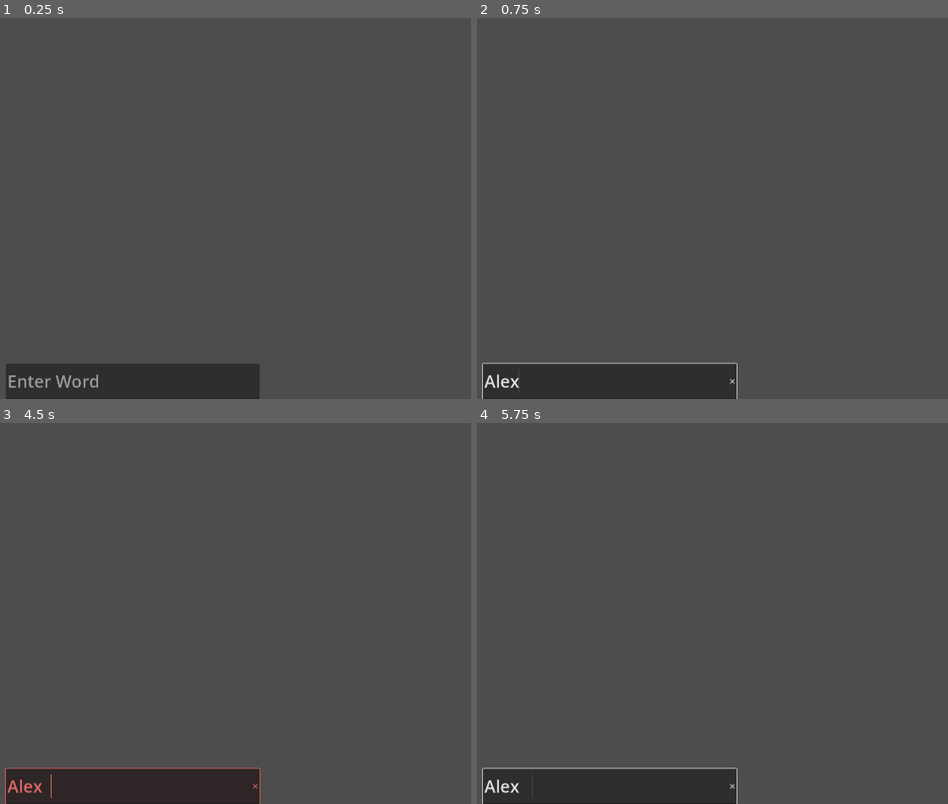
Above: before the commit, frames 1-4 (two rows, left to right).
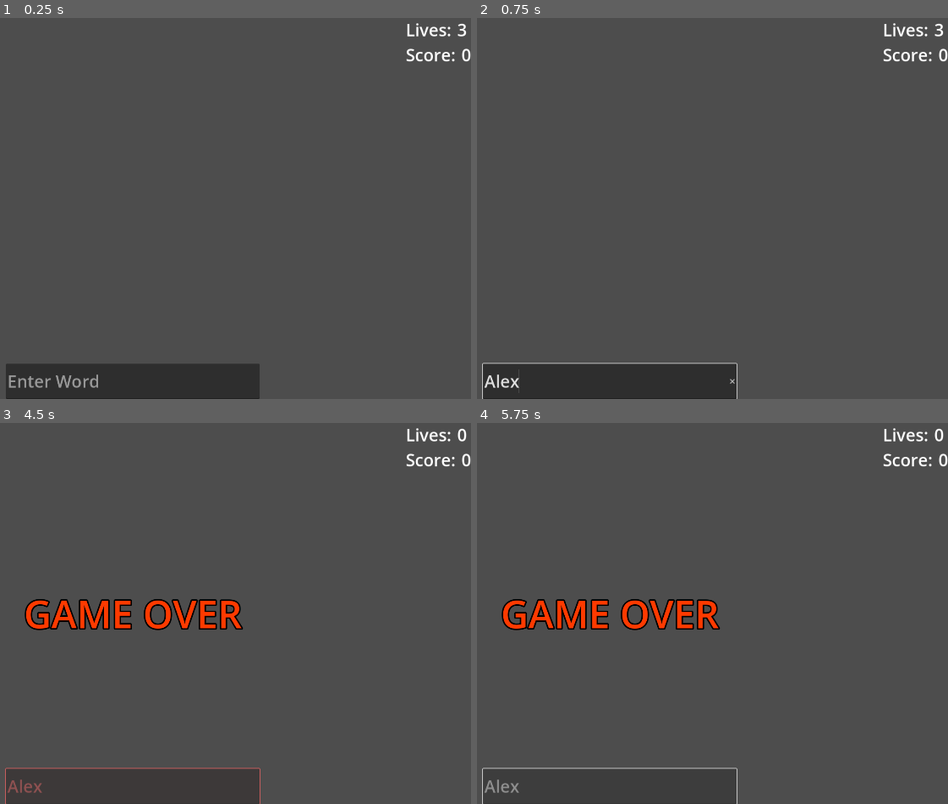
Above: after the commit, the same moments.

Repository: AndyDrewE/ChainLinkFencePost
Game: Godot game, scene res://Scenes/main.tscn
Same seed, same stepped clock (60 frames per second), same inputs: the game is played once before the commit and once after it.
Inputs (mouse positions are in pixels of both pictures, inside the frame that each line leads up to):
- Up to frame 1 (0.25 s): no input
- Up to frame 2 (0.75 s): click (608, 379) at 0.52 s; type "Alex" at 0.6 s
- Up to frame 3 (4.5 s): tap Enter at 1.25, 2.75, 4.25 s; tap Space at 2, 3.5 s
- Up to frame 4 (5.75 s): tap Space at 5 s

The runs differ from the first frame. In frame 1, 0.4% of the frame differs, in the area x 86-100%, y 1-12%; in frame 2, 0.4%; in frame 3, 2.8%, in the area x 1-100%, y 1-99%; in frame 4, 2.8%.

Commit message:
Added Lives and Score
Added lives, score, a game over state. TODO: Expand list of word pairs, add a pause and menu screen, add a restart, expand game loop

Diff:
--- a/Scenes/main.tscn
+++ b/Scenes/main.tscn
@@ -49,4 +49,59 @@
 clear_button_enabled = true
 middle_mouse_paste_enabled = false
 
+[node name="StatsBox" type="VBoxContainer" parent="UIController"]
+layout_mode = 1
+anchors_preset = 1
+anchor_left = 1.0
+anchor_right = 1.0
+offset_left = -40.0
+offset_bottom = 40.0
+grow_horizontal = 0
+
+[node name="Lives" type="HBoxContainer" parent="UIController/StatsBox"]
+layout_mode = 2
+
+[node name="Label" type="Label" parent="UIController/StatsBox/Lives"]
+layout_mode = 2
+theme_override_font_sizes/font_size = 48
+text = "Lives: "
+
+[node name="NumLives" type="Label" parent="UIController/StatsBox/Lives"]
+layout_mode = 2
+theme_override_font_sizes/font_size = 48
+text = "10"
+
+[node name="Score" type="HBoxContainer" parent="UIController/StatsBox"]
+layout_mode = 2
+
+[node name="Label" type="Label" parent="UIController/StatsBox/Score"]
+layout_mode = 2
+theme_override_font_sizes/font_size = 48
+text = "Score: "
+
+[node name="ScoreLabel" type="Label" parent="UIController/StatsBox/Score"]
+layout_mode = 2
+theme_override_font_sizes/font_size = 48
+text = "0"
+
+[node name="GameOver" type="Label" parent="UIController"]
+visible = false
+layout_mode = 1
+anchors_preset = 8
+anchor_left = 0.5
+anchor_top = 0.5
+anchor_right = 0.5
+anchor_bottom = 0.5
+offset_left = -309.0
+offset_top = -74.0
+offset_right = 309.0
+offset_bottom = 74.0
+grow_horizontal = 2
+grow_vertical = 2
+theme_override_colors/font_color = Color(1, 0.227451, 0, 1)
+theme_override_colors/font_outline_color = Color(0, 0, 0, 1)
+theme_override_constants/outline_size = 16
+theme_override_font_sizes/font_size = 108
+text = "GAME OVER"
+
 [connection signal="text_submitted" from="UIController/PlayerInput" to="UIController" method="_on_player_input_text_submitted"]
--- a/Scripts/GameController.gd
+++ b/Scripts/GameController.gd
@@ -4,9 +4,15 @@
 var word_pairs = ["bottled water", "water slide", "slide show", "show girl", "girl scout", "scout leader", "leader board", "board game", "game over", "game on", "over easy", "easy bake", "easy living", "bake off", "bake well", "well done", "done for", "off side", "in side", "water softener"]
 var word_pairs_dict = {}
 
+var player_lives = 3
+var player_score = 0
+
 func _ready():
 	# Key the word dictionary
 	key_word_dict()
+
+func get_UI_controller() -> Node:
+	return get_tree().current_scene.get_node("UIController")
 
 func key_word_dict():
 	for pair in word_pairs:
@@ -20,8 +26,23 @@
 	return word_pairs_dict.get(word, [])
 
 func is_valid(current_word, previous_word=""):
+	#print("Previous Word: " + previous_word)
+	#print("Current Word: " + current_word)
+
 	if previous_word == "":
 		return current_word in word_pairs_dict.keys()
 
-	var valid = (previous_word + current_word) in word_pairs
+	var valid = (previous_word + " " + current_word) in word_pairs
+	#print(valid)
 	return valid
+
+func update_lives(cost):
+	player_lives += cost
+	get_UI_controller().update_lives_label()
+
+	if player_lives == 0:
+		get_UI_controller().game_over()
+
+func update_score(cost):
+	player_score += cost
+	get_UI_controller().update_score_label()
--- a/Scripts/UIController.gd
+++ b/Scripts/UIController.gd
@@ -1,19 +1,38 @@
 extends Control
 
-
+#Player Input Variables
 @onready var player_input_textbox = $PlayerInput
 @onready var previous_words = $PreviousWordsBox
 
+#Stats Box variables
+@onready var num_lives_label = $StatsBox/Lives/NumLives
+@onready var score_label = $StatsBox/Score/ScoreLabel
+
+#GameOver
+@onready var game_over_label = $GameOver
+
 var previous_word = ""
 
+func _ready():
+	update_stats_box()
 
+## Update all in the stats box
+func update_stats_box():
+	update_lives_label()
+	update_score_label()
 
+func update_lives_label():
+	num_lives_label.text = "%d" % GameController.player_lives
+
+func update_score_label():
+	score_label.text = "%d" % GameController.player_score
+
+#Creates label for previous words to display
 func create_label(label_text):
 	var new_label = Label.new()
 	new_label.text = label_text
 	new_label.add_theme_font_size_override("font_size", 48)
 	previous_words.add_child(new_label)
-	previous_word = label_text
 
 func flash_label_invalid():
 	var original_color = player_input_textbox.modulate
@@ -22,11 +41,22 @@
 	var tween = get_tree().create_tween()
 	tween.tween_property(player_input_textbox, "modulate", original_color, 0.5) # 0.5 sec
 
+func game_over():
+	game_over_label.visible = true
+	player_input_textbox.editable = false
 
 func _on_player_input_text_submitted(new_text):
-	if GameController.is_valid(new_text, previous_word):
-		create_label(new_text)
-		#Erase Text
-		player_input_textbox.text = ""
-	else:
-		flash_label_invalid()
+	if player_input_textbox.editable:
+		new_text = new_text.to_lower()
+		if GameController.is_valid(new_text, previous_word):
+			create_label(new_text)
+			previous_word = new_text
+			#Erase Text
+			player_input_textbox.text = ""
+
+			#Add however long the word is to score
+			GameController.update_score(len(new_text))
+		else:
+			flash_label_invalid()
+			#Take away a life
+			GameController.update_lives(-1)
